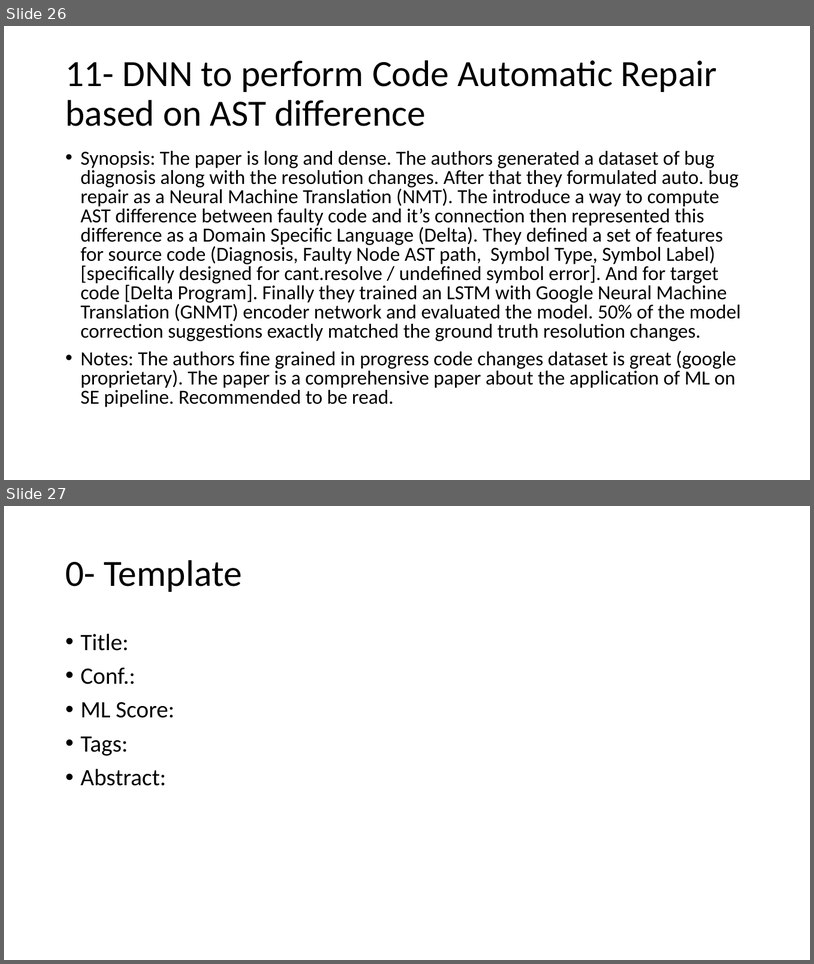
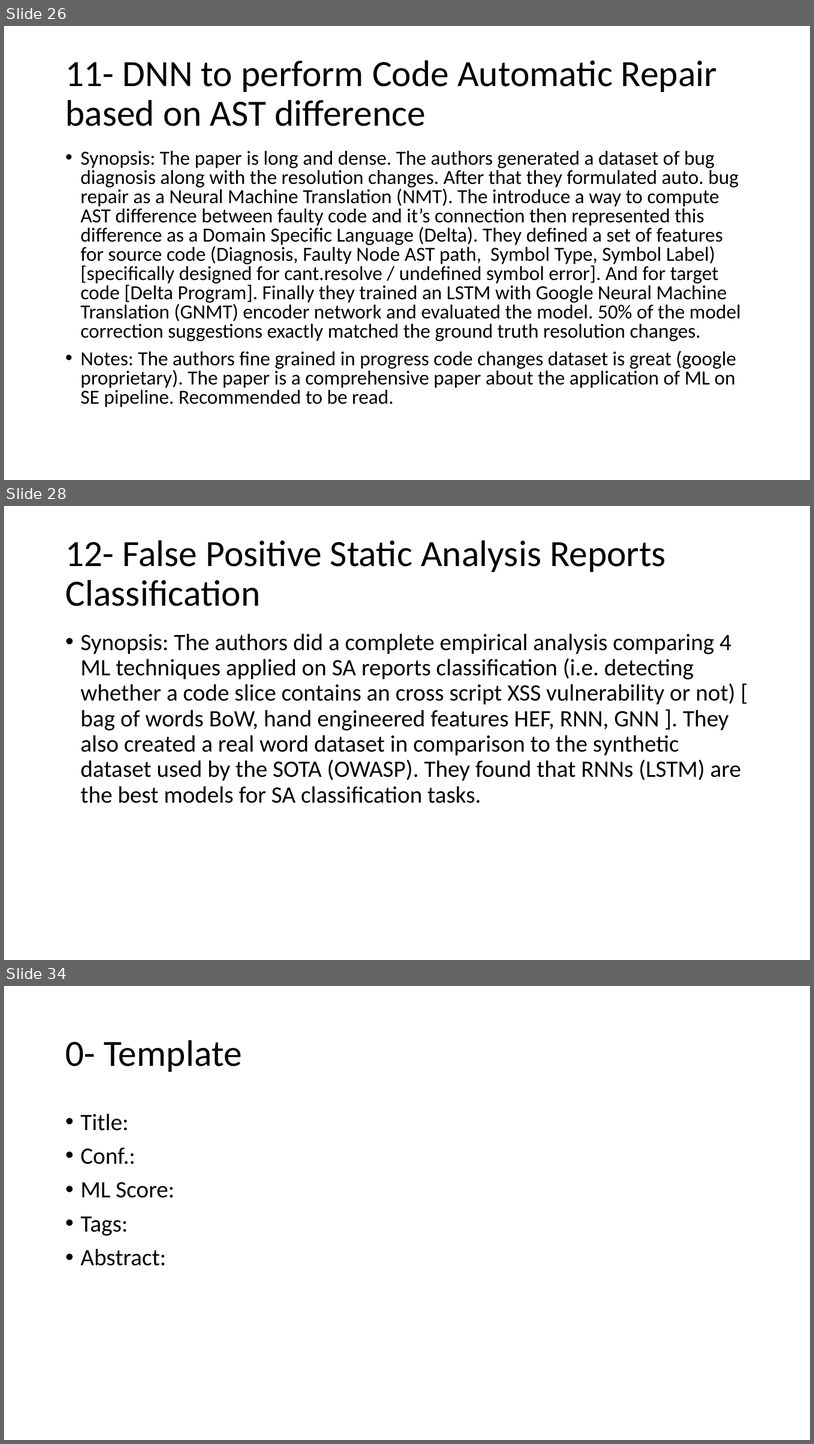
Before and after one commit to AhmadM-DL/SEML, a slide deck: SEML.pptx. Shown one above the other, each under a label of ours: slides 26 and 27 before the commit, slides 26, 28 and 34 after it; the slides between them are not shown. The pictures are 814x964 and 814x1444 pixels, drawn with LibreOffice and Linux fonts; fonts in the diff are those of the drawing. Boxes give left, top, right and bottom in pixels: in the first picture for what was removed or moved away, otherwise in the second. Text is boxed around its words. In the diff, an @@ line names an element or a change of style, - is before the commit and + after.

```diff
--- a/SEML.pptx
+++ b/SEML.pptx
@@ slide 28 added at [4, 506, 810, 960], background #FFFFFF @@
@@ title added at [65, 540, 666, 606], 44 pt, text #000000 @@
+12- False Positive Static Analysis Reports Classification
@@ text added at [81, 633, 741, 803], 28 pt, text #000000 @@
+• Synopsis: The authors did a complete empirical analysis comparing 4 ML techniques applied on SA reports classification (i.e. detecting whether a code slice contains an cross script XSS vulnerability or not) [ bag of words BoW, hand engineered features HEF, RNN, GNN ]. They also created a real word dataset in comparison to the synthetic dataset used by the SOTA (OWASP). They found that RNNs (LSTM) are the best models for SA classification tasks.
@@ what was slide 27 is now slide 34 @@
```
Also in this commit, not shown: 6 other slides added, 1 other file.
